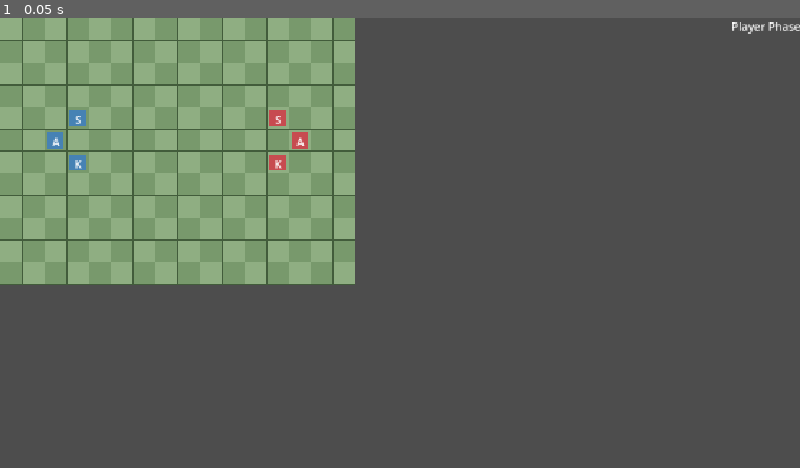
Above: before the commit, frame 1.
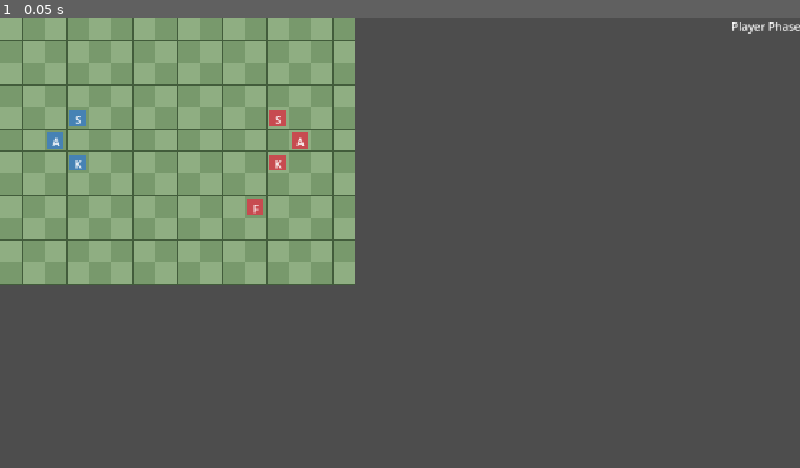
Above: after the commit, the same moment.

Repository: Maxington20/new-game-project
Game: Godot game, scene res://scenes/battlefield.tscn
Two runs of this game, one before a commit and one after it. Both use one fixed random seed, a clock stepped at 60 frames per second and the inputs below. The project has no main scene, so this scene is started directly.
Inputs:
- Up to frame 1 (0.05 s): no input

The runs differ from the first frame. In frame 1, less than 0.1% of the frame differs, in the area x 30-33%, y 40-44%.

Commit message:
weapon triangle implemented.

Diff:
--- /dev/null
+++ b/resources/characters/brom.tres
@@ -0,0 +1,12 @@
+[gd_resource type="Resource" script_class="UnitResource" format=3 uid="uid://b0ids658eiepj"]
+
+[ext_resource type="Resource" uid="uid://bqpu2ilk04bly" path="res://resources/weapons/iron_axe.tres" id="1_catm7"]
+[ext_resource type="Script" uid="uid://ds8xh6xaau5mw" path="res://scripts/resources/unit_resource.gd" id="1_n5gp2"]
+[ext_resource type="Resource" uid="uid://clvfsds27s52n" path="res://resources/classes/fighter.tres" id="3_sb7kb"]
+
+[resource]
+script = ExtResource("1_n5gp2")
+character_name = "Brom"
+unit_class = ExtResource("3_sb7kb")
+equipped_weapon = ExtResource("1_catm7")
+metadata/_custom_type_script = "uid://ds8xh6xaau5mw"
--- /dev/null
+++ b/resources/classes/fighter.tres
@@ -0,0 +1,13 @@
+[gd_resource type="Resource" script_class="UnitClassResource" format=3 uid="uid://clvfsds27s52n"]
+
+[ext_resource type="Script" uid="uid://brgpx6u5ytqsu" path="res://scripts/resources/unit_class_resource.gd" id="1_k2608"]
+
+[resource]
+script = ExtResource("1_k2608")
+class_name_display = "Fighter"
+max_hp = 24
+strength = 8
+speed = 6
+defense = 4
+resistance = 1
+metadata/_custom_type_script = "uid://brgpx6u5ytqsu"
--- /dev/null
+++ b/resources/weapons/iron_axe.tres
@@ -0,0 +1,13 @@
+[gd_resource type="Resource" script_class="WeaponResource" format=3 uid="uid://bqpu2ilk04bly"]
+
+[ext_resource type="Script" uid="uid://d0p2qphidwj4q" path="res://scripts/resources/weapon_resource.gd" id="1_npudt"]
+
+[resource]
+script = ExtResource("1_npudt")
+weapon_name = "Iron Axe"
+weapon_type = 2
+might = 8
+hit = 75
+critical = 1
+weight = 1
+metadata/_custom_type_script = "uid://d0p2qphidwj4q"
--- a/scenes/battlefield.tscn
+++ b/scenes/battlefield.tscn
@@ -10,6 +10,7 @@
 [ext_resource type="Resource" uid="uid://soqh266psxvf" path="res://resources/characters/voss.tres" id="8_bje3b"]
 [ext_resource type="Resource" uid="uid://txr0ofu3mlfa" path="res://resources/characters/silas.tres" id="9_3fwhu"]
 [ext_resource type="Script" uid="uid://bmlrgnp67bpqy" path="res://scripts/battle_turn_system.gd" id="10_3avj7"]
+[ext_resource type="Resource" uid="uid://b0ids658eiepj" path="res://resources/characters/brom.tres" id="10_udire"]
 [ext_resource type="PackedScene" uid="uid://bvr5jlmkk8via" path="res://scenes/unit_action_menu.tscn" id="11_3xjfw"]
 
 [node name="Battlefield" type="Node2D" unique_id=410340847]
@@ -45,6 +46,11 @@
 team = 1
 grid_position = Vector2i(13, 5)
 
+[node name="Unit7" parent="." unique_id=1138286430 instance=ExtResource("2_d5hba")]
+unit_data = ExtResource("10_udire")
+team = 1
+grid_position = Vector2i(11, 8)
+
 [node name="BattleTurnSystem" type="Node" parent="." unique_id=1373098752]
 script = ExtResource("10_3avj7")
 
--- a/scenes/unit.gd
+++ b/scenes/unit.gd
@@ -112,6 +112,8 @@
 			return "K"
 		"archer":
 			return "A"
+		"fighter":
+			return "F"
 		_:
 			return "?"
 
@@ -128,9 +130,12 @@
 
 	for cell in path:
 		var target_position := Vector2(cell * CELL_SIZE)
-		var duration := position.distance_to(target_position) / movement_speed
+		var duration := (
+			position.distance_to(target_position) / movement_speed
+		)
 
 		var tween := create_tween()
+
 		tween.tween_property(
 			self,
 			"position",
--- a/scripts/combat_calculator.gd
+++ b/scripts/combat_calculator.gd
@@ -1,6 +1,10 @@
 
 class_name CombatCalculator
 extends RefCounted
+
+const TRIANGLE_DAMAGE_BONUS: int = 1
+const TRIANGLE_HIT_BONUS: int = 15
+const FOLLOW_UP_SPEED_DIFFERENCE: int = 4
 
 
 static func can_attack(attacker: Unit, defender: Unit) -> bool:
@@ -23,7 +27,50 @@
 		+ absi(attacker.grid_position.y - defender.grid_position.y)
 	)
 
-	return distance >= weapon.min_range and distance <= weapon.max_range
+	return (
+		distance >= weapon.min_range
+		and distance <= weapon.max_range
+	)
+
+
+static func get_weapon_triangle_advantage(
+	attacker: Unit,
+	defender: Unit
+) -> int:
+	var attacker_weapon: WeaponResource = attacker.equipped_weapon
+	var defender_weapon: WeaponResource = defender.equipped_weapon
+
+	if attacker_weapon == null or defender_weapon == null:
+		return 0
+
+	var attacker_type: WeaponResource.WeaponType = (
+		attacker_weapon.weapon_type
+	)
+
+	var defender_type: WeaponResource.WeaponType = (
+		defender_weapon.weapon_type
+	)
+
+	match attacker_type:
+		WeaponResource.WeaponType.SWORD:
+			if defender_type == WeaponResource.WeaponType.AXE:
+				return 1
+			if defender_type == WeaponResource.WeaponType.LANCE:
+				return -1
+
+		WeaponResource.WeaponType.LANCE:
+			if defender_type == WeaponResource.WeaponType.SWORD:
+				return 1
+			if defender_type == WeaponResource.WeaponType.AXE:
+				return -1
+
+		WeaponResource.WeaponType.AXE:
+			if defender_type == WeaponResource.WeaponType.LANCE:
+				return 1
+			if defender_type == WeaponResource.WeaponType.SWORD:
+				return -1
+
+	return 0
 
 
 static func get_attack_speed(unit: Unit) -> int:
@@ -48,16 +95,22 @@
 	if unit.equipped_weapon == null:
 		return 0
 
+	if unit.unit_data == null or unit.unit_data.unit_class == null:
+		return 0
+
 	var unit_class: UnitClassResource = unit.unit_data.unit_class
 
 	return (
 		unit.equipped_weapon.hit
 		+ 2 * unit_class.skill
-		+ unit_class.luck / 2
+		+ floori(unit_class.luck / 2.0)
 	)
 
 
 static func get_avoid(unit: Unit) -> int:
+	if unit.unit_data == null or unit.unit_data.unit_class == null:
+		return 0
+
 	var unit_class: UnitClassResource = unit.unit_data.unit_class
 
 	return (
@@ -70,8 +123,18 @@
 	if not can_attack(attacker, defender):
 		return 0
 
+	var triangle: int = get_weapon_triangle_advantage(
+		attacker,
+		defender
+	)
+
+	var hit_rate: int = (
+		get_hit_rate(attacker)
+		+ triangle * TRIANGLE_HIT_BONUS
+	)
+
 	return clampi(
-		get_hit_rate(attacker) - get_avoid(defender),
+		hit_rate - get_avoid(defender),
 		0,
 		100
 	)
@@ -81,11 +144,14 @@
 	if unit.equipped_weapon == null:
 		return 0
 
+	if unit.unit_data == null or unit.unit_data.unit_class == null:
+		return 0
+
 	var unit_class: UnitClassResource = unit.unit_data.unit_class
 
 	return (
 		unit.equipped_weapon.critical
-		+ unit_class.skill / 2
+		+ floori(unit_class.skill / 2.0)
 	)
 
 
@@ -96,7 +162,9 @@
 	if not can_attack(attacker, defender):
 		return 0
 
-	var defender_class: UnitClassResource = defender.unit_data.unit_class
+	var defender_class: UnitClassResource = (
+		defender.unit_data.unit_class
+	)
 
 	return clampi(
 		get_critical_rate(attacker) - defender_class.luck,
@@ -109,15 +177,29 @@
 	if not can_attack(attacker, defender):
 		return 0
 
-	var attacker_class: UnitClassResource = attacker.unit_data.unit_class
-	var defender_class: UnitClassResource = defender.unit_data.unit_class
+	var attacker_class: UnitClassResource = (
+		attacker.unit_data.unit_class
+	)
+
+	var defender_class: UnitClassResource = (
+		defender.unit_data.unit_class
+	)
+
+	var triangle: int = get_weapon_triangle_advantage(
+		attacker,
+		defender
+	)
 
 	var attack_power: int = (
 		attacker_class.strength
 		+ attacker.equipped_weapon.might
-	)
-
-	return maxi(0, attack_power - defender_class.defense)
+		+ triangle * TRIANGLE_DAMAGE_BONUS
+	)
+
+	return maxi(
+		0,
+		attack_power - defender_class.defense
+	)
 
 
 static func can_counterattack(defender: Unit, attacker: Unit) -> bool:
@@ -128,7 +210,7 @@
 	return (
 		get_attack_speed(attacker)
 		- get_attack_speed(defender)
-		>= 4
+		>= FOLLOW_UP_SPEED_DIFFERENCE
 	)
 
 
@@ -152,7 +234,11 @@
 			"damage": 0
 		}
 
-	var hit_chance: int = get_displayed_hit(attacker, defender)
+	var hit_chance: int = get_displayed_hit(
+		attacker,
+		defender
+	)
+
 	var did_hit: bool = roll_hit(hit_chance)
 
 	if not did_hit:
@@ -169,7 +255,11 @@
 	)
 
 	var did_critical: bool = roll_critical(critical_chance)
-	var damage: int = calculate_damage(attacker, defender)
+
+	var damage: int = calculate_damage(
+		attacker,
+		defender
+	)
 
 	if did_critical:
 		damage *= 3
